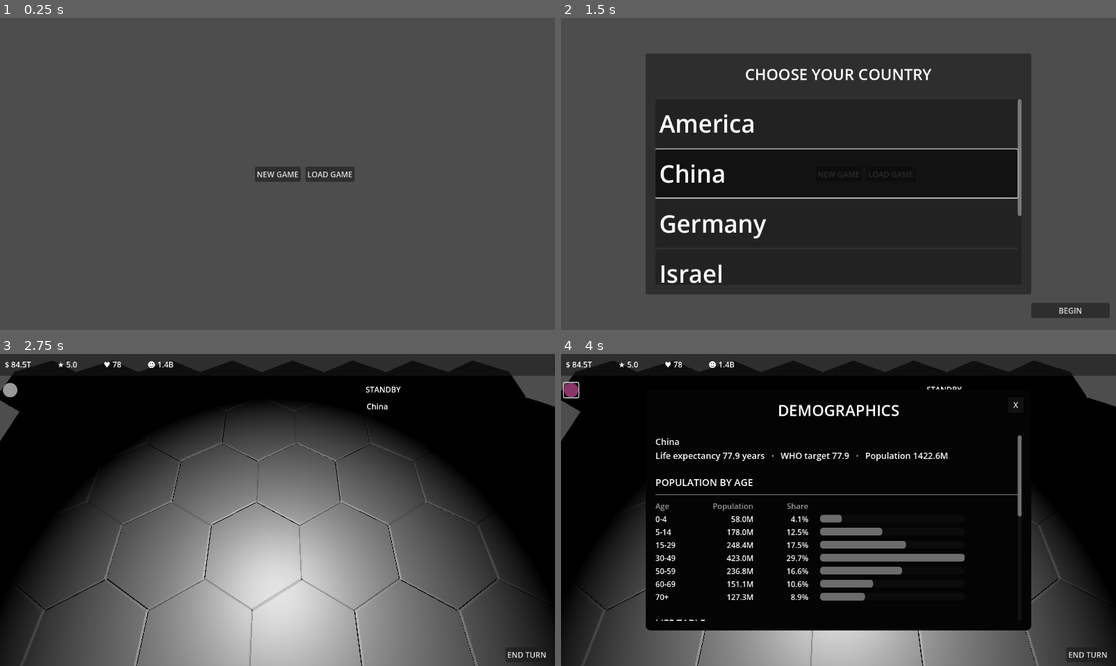
Above: before the commit, frames 1-4 (two rows, left to right).
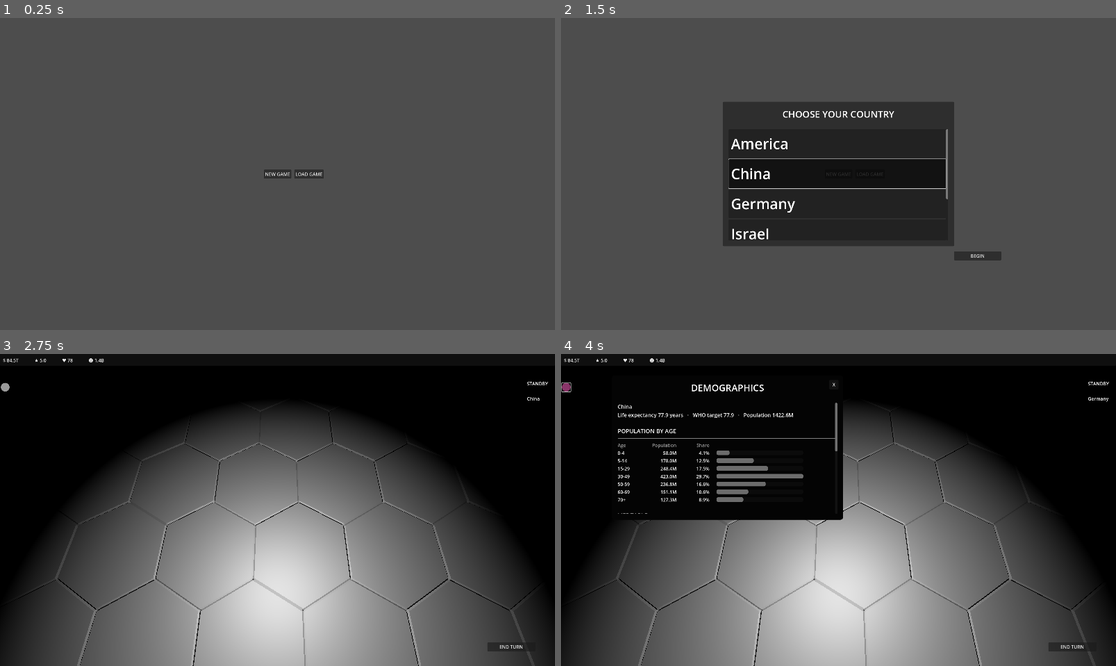
Above: after the commit, the same moments.

Repository: Bigfeta1/Political-Sim
Game: Godot game, scene res://Scenes/main_scene.tscn
Two runs of this game, one before a commit and one after it. Both use one fixed random seed, a clock stepped at 60 frames per second and the inputs below.
Inputs (mouse positions are in pixels of both pictures, inside the frame that each line leads up to; where the layout moved, square brackets give the same spot in the first picture):
- Up to frame 1 (0.25 s): no input
- Up to frame 2 (1.5 s): click "NEW GAME" at 0.5 s; click "NEW GAME" at 1.25 s
- Up to frame 3 (2.75 s): click "BEGIN" at 2 s
- Up to frame 4 (4 s): click "END TURN" at 2.75 s; click (566, 388) [572, 391] at 3.5 s

The runs differ from the first frame. In frame 1, 0.6% of the frame differs, in the area x 45-64%, y 47-53%; in frame 2, 37%; in frame 3, 8.4%; in frame 4, 42%, in the area x 0-100%, y 0-100%.

Commit message:
ui tweaks

Diff:
--- a/Scenes/MainMenu/Panels/LoadPanel/load_game_panel.tscn
+++ b/Scenes/MainMenu/Panels/LoadPanel/load_game_panel.tscn
@@ -20,10 +20,17 @@
 script = ExtResource("3_selector")
 
 [node name="Panel" type="Panel" parent="."]
-offset_left = 176.0
-offset_top = 74.0
-offset_right = 976.0
-offset_bottom = 574.0
+anchors_preset = 8
+anchor_left = 0.5
+anchor_top = 0.5
+anchor_right = 0.5
+anchor_bottom = 0.5
+offset_left = -400.0
+offset_top = -250.0
+offset_right = 400.0
+offset_bottom = 250.0
+grow_horizontal = 2
+grow_vertical = 2
 
 [node name="MarginContainer" type="MarginContainer" parent="Panel"]
 layout_mode = 0
--- a/Scenes/MainMenu/Panels/RoundConfig/round_config_panel.tscn
+++ b/Scenes/MainMenu/Panels/RoundConfig/round_config_panel.tscn
@@ -20,10 +20,17 @@
 script = ExtResource("4_selector")
 
 [node name="Panel" type="Panel" parent="."]
-offset_left = 176.0
-offset_top = 74.0
-offset_right = 976.0
-offset_bottom = 574.0
+anchors_preset = 8
+anchor_left = 0.5
+anchor_top = 0.5
+anchor_right = 0.5
+anchor_bottom = 0.5
+offset_left = -400.0
+offset_top = -250.0
+offset_right = 400.0
+offset_bottom = 250.0
+grow_horizontal = 2
+grow_vertical = 2
 
 [node name="MarginContainer" type="MarginContainer" parent="Panel"]
 layout_mode = 0
--- a/Scenes/PlayingRound/playing_round_ui.tscn
+++ b/Scenes/PlayingRound/playing_round_ui.tscn
@@ -49,7 +49,7 @@
 layout_mode = 1
 anchors_preset = -1
 anchor_right = 1.0
-anchor_bottom = 1.0
+anchor_bottom = 0.535
 grow_horizontal = 2
 grow_vertical = 2
 
@@ -102,11 +102,16 @@
 mouse_filter = 2
 
 [node name="EndTurnButton" type="Button" parent="Buttons"]
-layout_mode = 0
-offset_left = 1049.0
-offset_top = 609.0
-offset_right = 1139.0
-offset_bottom = 640.0
+layout_mode = 1
+anchors_preset = -1
+anchor_left = 0.925
+anchor_top = 0.953
+anchor_right = 0.965
+anchor_bottom = 0.953
+offset_left = -90.0
+offset_top = -31.0
+grow_horizontal = 0
+grow_vertical = 0
 text = "END TURN"
 script = ExtResource("2_r6u7c")
 
@@ -121,7 +126,8 @@
 
 [node name="SidePanel" type="Control" parent="."]
 layout_mode = 1
-anchor_right = 0.056
+anchor_top = 0.037
+anchor_right = 0.031
 anchor_bottom = 1.0
 grow_vertical = 2
 script = ExtResource("6_oajn6")
@@ -147,17 +153,17 @@
 menu_state = 1
 
 [node name="PhaseLabel" type="Label" parent="."]
-layout_mode = 0
-offset_left = 759.0
-offset_top = 62.0
-offset_right = 799.0
-offset_bottom = 85.0
+layout_mode = 1
+offset_left = 1823.0
+offset_top = 91.0
+offset_right = 1863.0
+offset_bottom = 114.0
 script = ExtResource("3_yyxya")
 
 [node name="TurnLabel" type="Label" parent="."]
-layout_mode = 0
-offset_left = 761.0
-offset_top = 97.0
-offset_right = 801.0
-offset_bottom = 120.0
+layout_mode = 1
+offset_left = 1823.0
+offset_top = 143.0
+offset_right = 1863.0
+offset_bottom = 166.0
 script = ExtResource("4_xpa3x")
--- a/Scripts/Logic/RoundConfigurator/create_map_graph_step.gd
+++ b/Scripts/Logic/RoundConfigurator/create_map_graph_step.gd
@@ -7,9 +7,10 @@
 	configurator.logic.add_child(map_graph)
 	configurator.logic.register("map_graph", map_graph)
 
-	var save_data = configurator.config.save_data
+	var config = configurator.config
+	var save_data = config.save_data
 
 	if not save_data.has("map"):
-		map_graph.generate()
+		map_graph.generate(config.get_map_dimensions())
 	else:
 		map_graph.load_save_data(save_data["map"])
--- a/Scripts/Logic/round_config.gd
+++ b/Scripts/Logic/round_config.gd
@@ -1,11 +1,20 @@
 extends Node
 
 const CountryFiles = preload("res://Scripts/Data/country_files.gd")
+
+enum MapSize {
+	SMALL,
+}
+
+const MAP_DIMENSIONS = {
+	MapSize.SMALL: Vector2i(74, 46),
+}
 
 var country_files := []
 var player_country_id := ""
 var player_count := 3
 var save_data := {}
+var map_size := MapSize.SMALL
 
 func _ready() -> void:
 	country_files = CountryFiles.find_paths()
@@ -13,3 +22,6 @@
 
 func select_country(country_id: String) -> void:
 	player_country_id = country_id
+
+func get_map_dimensions() -> Vector2i:
+	return MAP_DIMENSIONS[map_size]
--- a/Scripts/Map/map_graph.gd
+++ b/Scripts/Map/map_graph.gd
@@ -1,7 +1,4 @@
 extends Node
-
-const WIDTH = 8
-const HEIGHT = 8
 
 const DIRECTIONS = [
 	Vector2i(1, 0),
@@ -14,10 +11,10 @@
 
 var cells := {}
 
-func generate() -> void:
+func generate(dimensions: Vector2i) -> void:
 	cells.clear()
 
-	create_cells()
+	create_cells(dimensions)
 	connect_neighbours()
 
 #region Saving
@@ -39,9 +36,9 @@
 #endregion
 
 #region Cells
-func create_cells() -> void:
-	for row in HEIGHT:
-		for column in WIDTH:
+func create_cells(dimensions: Vector2i) -> void:
+	for row in dimensions.y:
+		for column in dimensions.x:
 			cells[to_axial(column, row)] = []
 
 func to_axial(column: int, row: int) -> Vector2i:
--- a/project.godot
+++ b/project.godot
@@ -21,6 +21,11 @@
 SaveWriter="*res://Scripts/Autoload/save_writer.gd"
 SceneLoader="*res://Scripts/Autoload/scene_loader.gd"
 
+[display]
+
+window/size/viewport_width=1920
+window/size/viewport_height=1080
+
 [rendering]
 
 anti_aliasing/quality/msaa_3d=1
Not shown: 1 places in Scenes/MainMenu/Panels/LoadPanel/load_game_panel.tscn that only renumber resources
Not shown: 1 places in Scenes/PlayingRound/playing_round_ui.tscn that only renumber resources
Not shown, changed: docs/onboarding.md
